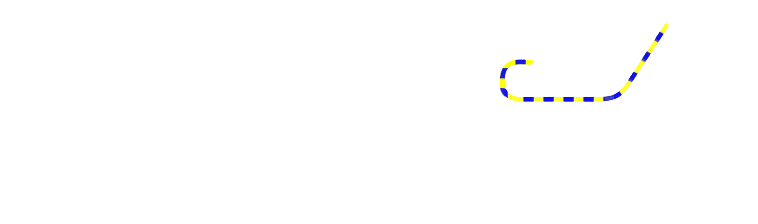
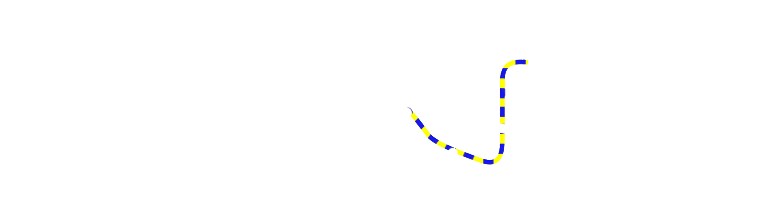
The second 758×224 image is a revision of the first. Changes to its layers:
added layer "Layer 16 copy" above "Layer 16" over [407, 59, 528, 165]
hid "Layer 15" over [499, 23, 669, 102]
